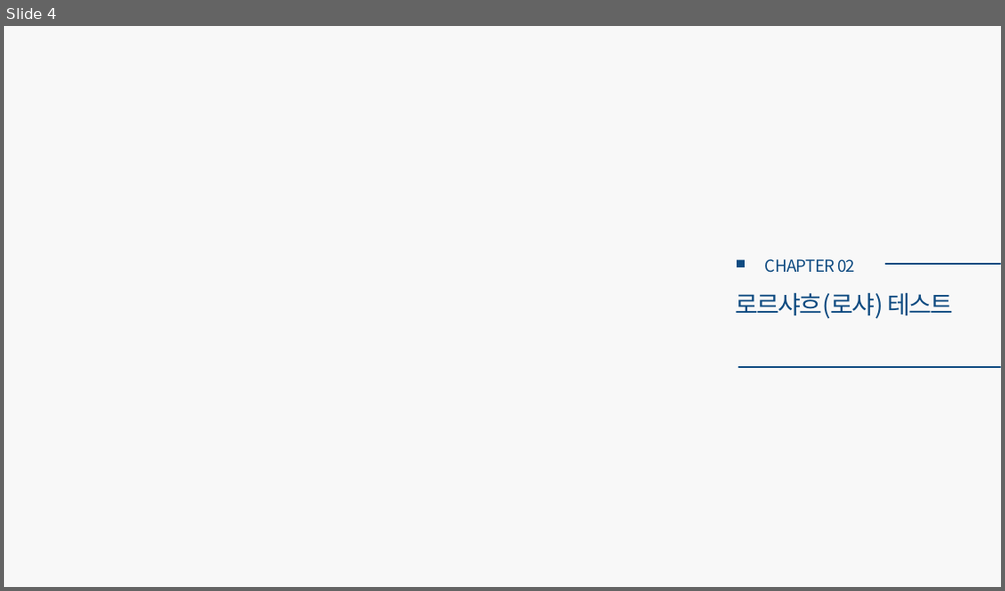
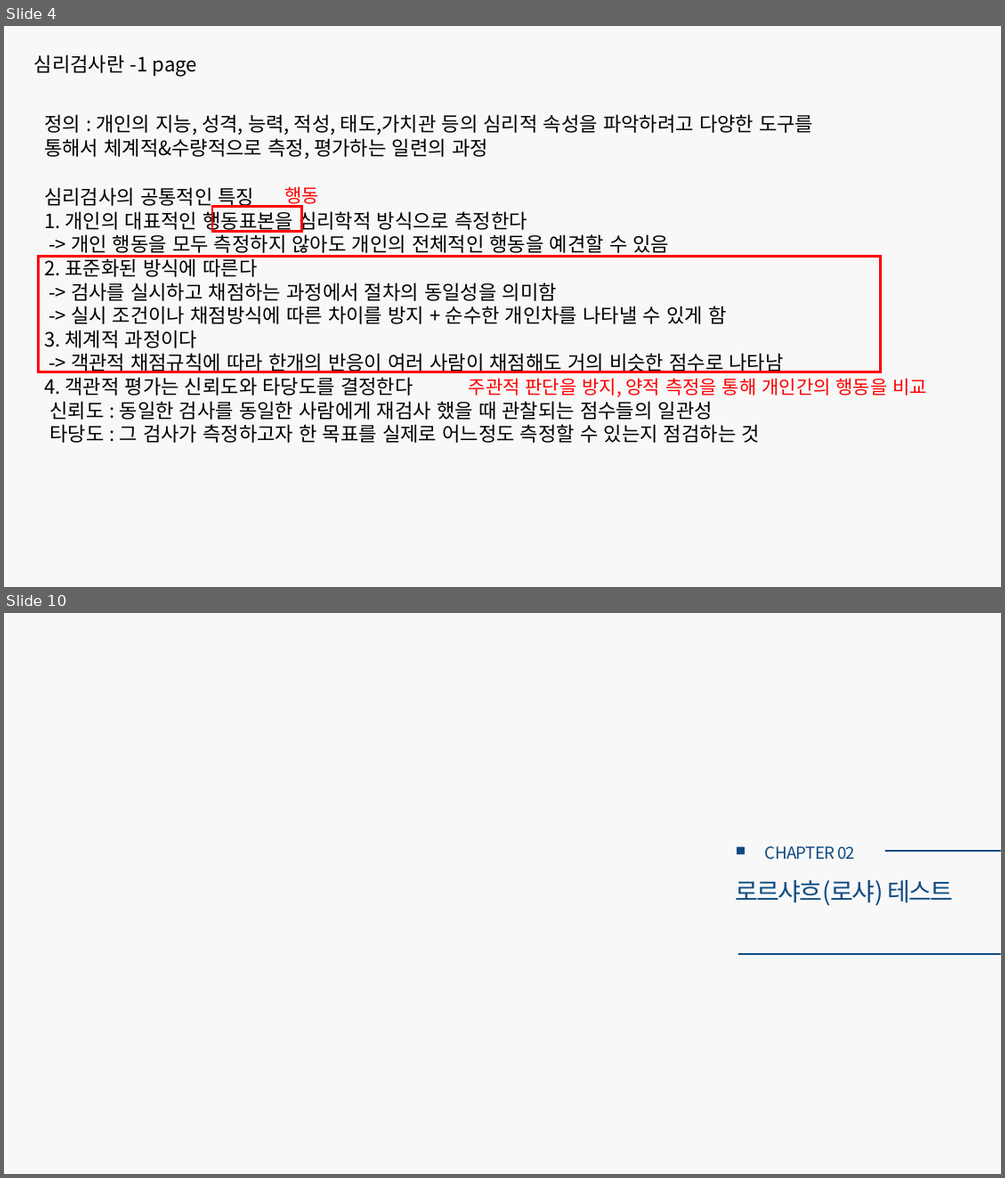
Before and after one commit to CUTE-MOONDO/growing-flowers, a slide deck: 로샤논문.pptx. Shown one above the other, each under a label of ours: slide 4 before the commit, slides 4 and 10 after it; the slides between them are not shown. The pictures are 1005x591 and 1005x1178 pixels, drawn with LibreOffice and Linux fonts; fonts in the diff are those of the drawing. Boxes give left, top, right and bottom in pixels: in the first picture for what was removed or moved away, otherwise in the second. Text is boxed around its words. In the diff, an @@ line names an element or a change of style, - is before the commit and + after.

```diff
--- a/로샤논문.pptx
+++ b/로샤논문.pptx
@@ slide 4 added at [4,26,1001,587], background #F8F8F8 @@
@@ text added at [34,54,197,77], 19 pt, text #000000 @@
+심리검사란 -1 page
@@ text added at [44,114,813,159], 19 pt, text #000000 @@
+정의 : 개인의 지능, 성격, 능력, 적성, 태도,가치관 등의 심리적 속성을 파악하려고 다양한 도구를 통해서 체계적&수량적으로 측정, 평가하는 일련의 과정
@@ text added at [44,187,784,443], 19 pt, text #000000 @@
+심리검사의 공통적인 특징
+1. 개인의 대표적인 행동표본을 심리학적 방식으로 측정한다
+-> 개인 행동을 모두 측정하지 않아도 개인의 전체적인 행동을 예견할 수 있음
+2. 표준화된 방식에 따른다
+-> 검사를 실시하고 채점하는 과정에서 절차의 동일성을 의미함
+-> 실시 조건이나 채점방식에 따른 차이를 방지 + 순수한 개인차를 나타낼 수 있게 함
+3. 체계적 과정이다
+-> 객관적 채점규칙에 따라 한개의 반응이 여러 사람이 채점해도 거의 비슷한 점수로 나타남
+4. 객관적 평가는 신뢰도와 타당도를 결정한다
+신뢰도 : 동일한 검사를 동일한 사람에게 재검사 했을 때 관찰되는 점수들의 일관성
+타당도 : 그 검사가 측정하고자 한 목표를 실제로 어느정도 측정할 수 있는지 점검하는 것
@@ rectangle added at [212,206,301,231], outline #FF0000 2.25 pt @@
@@ text added at [284,186,319,207], 18 pt, text #FF0000 @@
+행동
@@ rectangle added at [39,256,881,371], outline #FF0000 2.25 pt @@
@@ text added at [469,378,927,397], 18 pt, text #FF0000 @@
+주관적 판단을 방지, 양적 측정을 통해 개인간의 행동을 비교
@@ what was slide 4 is now slide 10 @@
```
Also in this commit, not shown: 4 slides changed, 6 other slides added.
